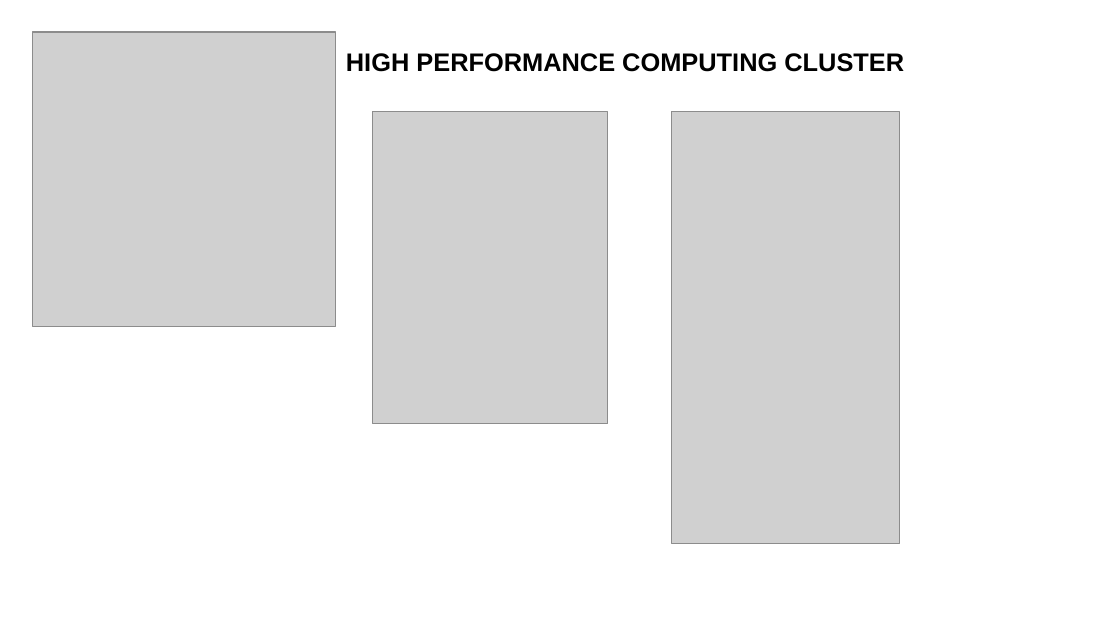
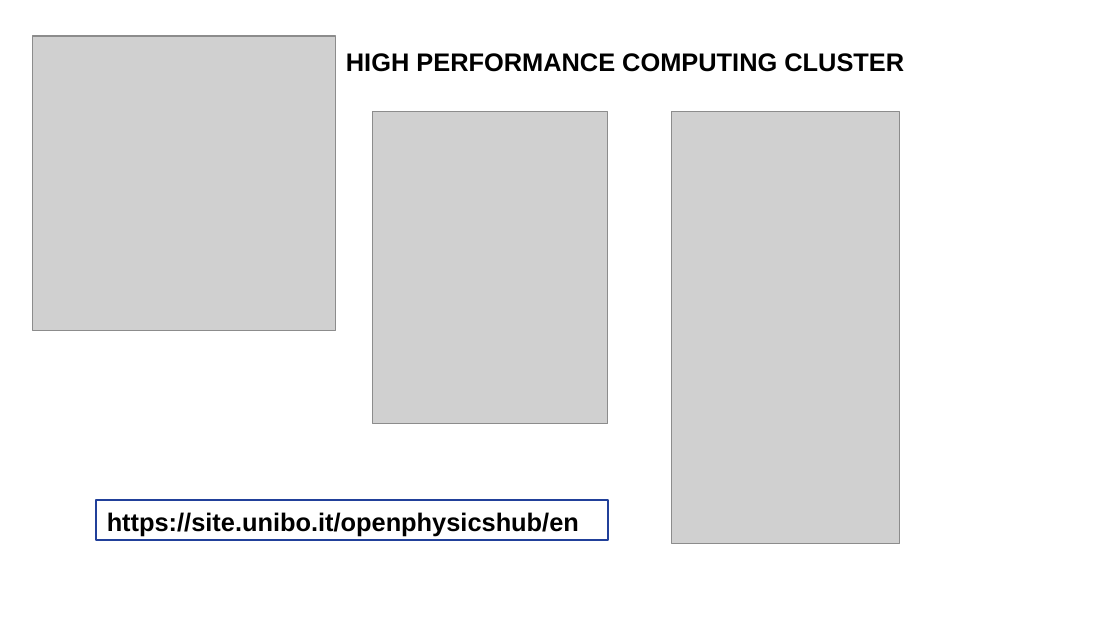
Before and after one commit to UniboDIFABiophysics/PLSBigDataNetworks, a slide deck: slide 1 of img/oph_cluster.odp. Drawn at 1120x630 pixels with LibreOffice and Linux fonts; fonts in the diff are those of the drawing; grey boxes stand for pictures. Boxes give left, top, right and bottom in pixels: in the first picture for what was removed or moved away, otherwise in the second. Text is boxed around its words. In the diff, an @@ line names an element or a change of style, - is before the commit and + after.

```diff
--- a/img/oph_cluster.odp
+++ b/img/oph_cluster.odp
@@ picture: place and size @@
-picture at bbox=[33, 32, 336, 326]
+picture at bbox=[33, 36, 336, 330]
@@ rectangle added at bbox=[96, 500, 608, 540], outline #21409A 1.13 pt, 18 pt, text #000000, bold @@
+https://site.unibo.it/openphysicshub/en
```
Also in this commit, not shown: 3 other files.
